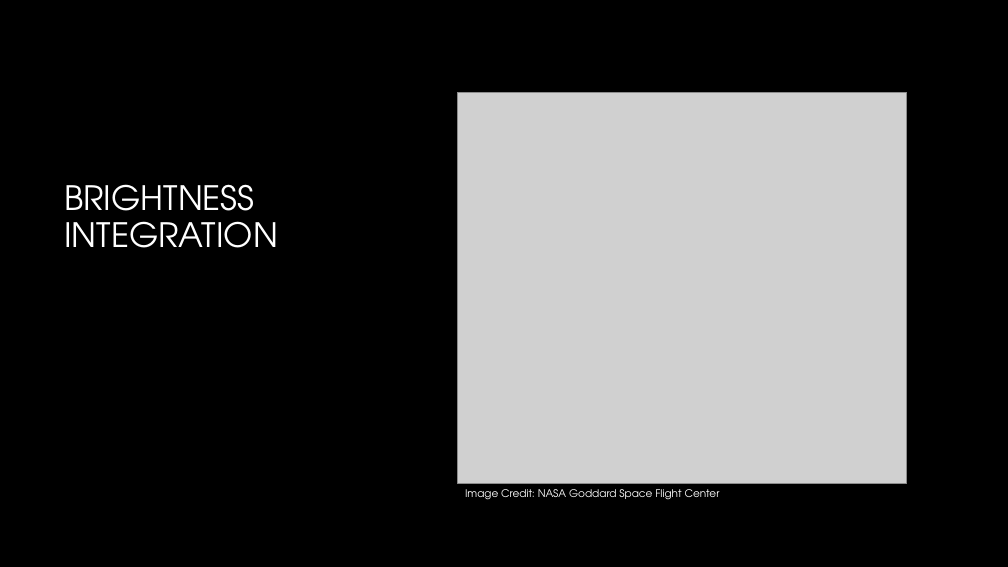
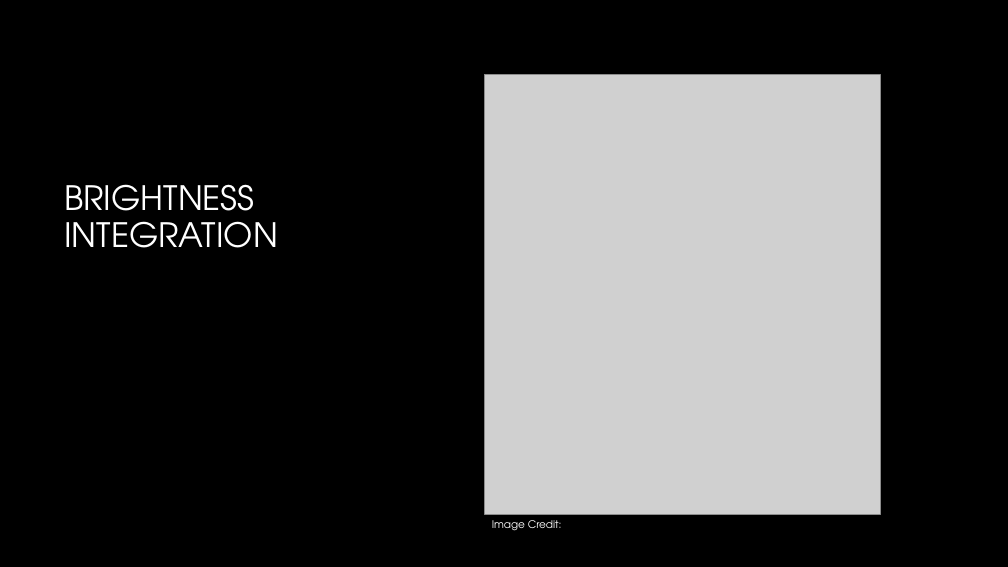
Before and after one commit to mljohn2151/ASTR-3150-GitHub, a slide deck: slide 4 of FUSE - Mottled Stars/FUSE Methodology/Mottled Stars Methodology.pptx. Drawn at 1008x567 pixels with LibreOffice and Linux fonts; fonts in the diff are those of the drawing; grey boxes stand for pictures; background and template pictures are left out. Boxes give left, top, right and bottom in pixels: in the first picture for what was removed or moved away, otherwise in the second. Text is boxed around its words. In the diff, an @@ line names an element or a change of style, - is before the commit and + after.

```diff
--- a/FUSE - Mottled Stars/FUSE Methodology/Mottled Stars Methodology.pptx
+++ b/FUSE - Mottled Stars/FUSE Methodology/Mottled Stars Methodology.pptx
@@ picture: place and size @@
-picture at [457,92,907,484]
+picture at [485,75,880,514]
@@ text at [492,520,562,531]: text changed @@
-Image Credit: NASA Goddard Space Flight Center
+Image Credit:
```
Also in this commit, not shown: 1 other slide changed, 1 other file.
